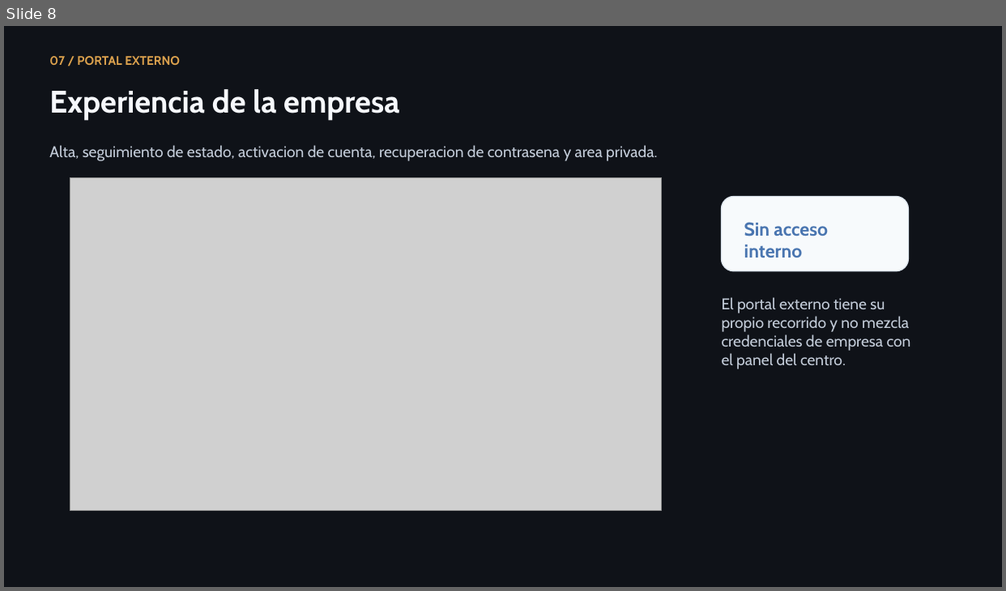
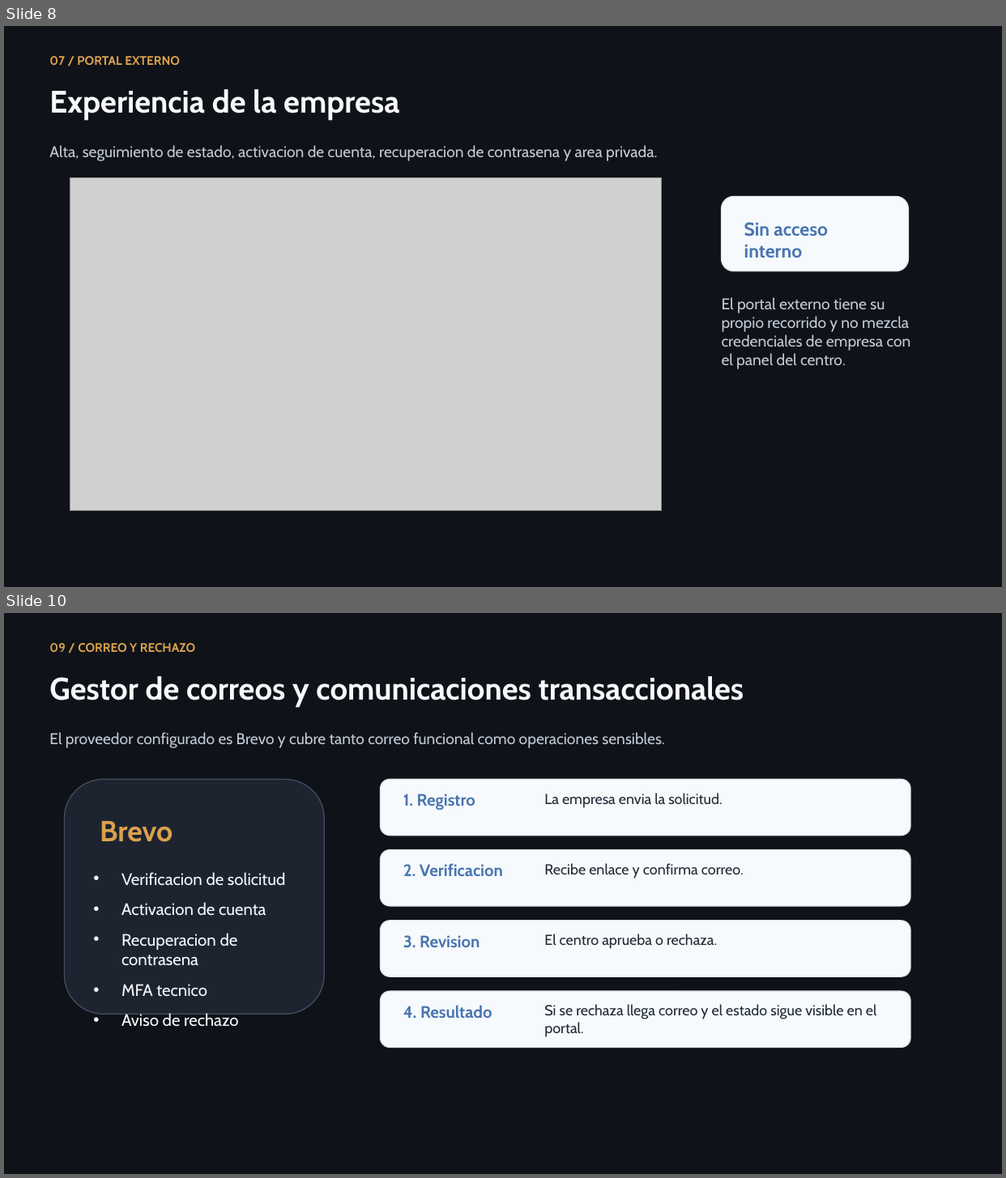
Before and after one commit to lmendez861/TFG-Agora, a slide deck: docs/presentacion-defensa-final.pptx. Shown one above the other, each under a label of ours: slide 8 before the commit, slides 8 and 10 after it; the slides between them are not shown. The pictures are 1006x591 and 1006x1178 pixels, drawn with LibreOffice and Linux fonts; fonts in the diff are those of the drawing; grey boxes stand for pictures. Boxes give left, top, right and bottom in pixels: in the first picture for what was removed or moved away, otherwise in the second. Text is boxed around its words. In the diff, an @@ line names an element or a change of style, - is before the commit and + after.

```diff
--- a/docs/presentacion-defensa-final.pptx
+++ b/docs/presentacion-defensa-final.pptx
@@ slide 10 added at (x1=4, y1=613, x2=1002, y2=1174), background #0F1218 @@
@@ text added at (x1=49, y1=643, x2=195, y2=652), 12 pt, text #DBA14D, bold @@
+09 / CORREO Y RECHAZO
@@ text added at (x1=49, y1=676, x2=744, y2=708), 30 pt, text #F6F8FC, bold @@
+Gestor de correos y comunicaciones transaccionales
@@ text added at (x1=49, y1=732, x2=664, y2=748), 15 pt, text #C2CBD8 @@
+El proveedor configurado es Brevo y cubre tanto correo funcional como operaciones sensibles.
@@ rounded rectangle added at (x1=65, y1=779, x2=325, y2=1014), fill #1D2430, outline #424E60 1 pt @@
@@ rounded rectangle added at (x1=381, y1=779, x2=910, y2=835), fill #F7FAFC, outline #DDE5EE 1 pt @@
@@ text added at (x1=403, y1=794, x2=475, y2=810), 16 pt, text #4975B0, bold @@
+1. Registro
@@ text added at (x1=544, y1=793, x2=722, y2=808), 14 pt, text #1F2937 @@
+La empresa envia la solicitud.
@@ text added at (x1=100, y1=821, x2=172, y2=842), 28 pt, text #DBA14D, bold @@
+Brevo
@@ rounded rectangle added at (x1=381, y1=850, x2=910, y2=906), fill #F7FAFC, outline #DDE5EE 1 pt @@
@@ text added at (x1=121, y1=872, x2=286, y2=1026), 16 pt, text #F6F8FC @@
+• Verificacion de solicitud
+• Activacion de cuenta
+• Recuperacion de contrasena
+• MFA tecnico
+• Aviso de rechazo
@@ text added at (x1=403, y1=863, x2=503, y2=876), 16 pt, text #4975B0, bold @@
+2. Verificacion
@@ text added at (x1=544, y1=863, x2=744, y2=879), 14 pt, text #1F2937 @@
+Recibe enlace y confirma correo.
@@ rounded rectangle added at (x1=381, y1=921, x2=910, y2=977), fill #F7FAFC, outline #DDE5EE 1 pt @@
@@ text added at (x1=403, y1=935, x2=479, y2=948), 16 pt, text #4975B0, bold @@
+3. Revision
@@ text added at (x1=544, y1=934, x2=717, y2=949), 14 pt, text #1F2937 @@
+El centro aprueba o rechaza.
@@ rounded rectangle added at (x1=381, y1=992, x2=910, y2=1048), fill #F7FAFC, outline #DDE5EE 1 pt @@
@@ text added at (x1=403, y1=1005, x2=492, y2=1018), 16 pt, text #4975B0, bold @@
+4. Resultado
@@ text added at (x1=544, y1=1004, x2=876, y2=1037), 14 pt, text #1F2937 @@
+Si se rechaza llega correo y el estado sigue visible en el portal.
```
Also in this commit, not shown: 4 slides changed, 7 other slides added, 7 slides removed, 20 other files.
